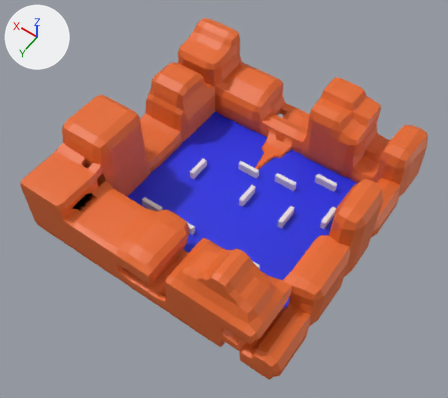
The glTF model assets/models/arena_level2.glb as it was, and as the next commit left it.
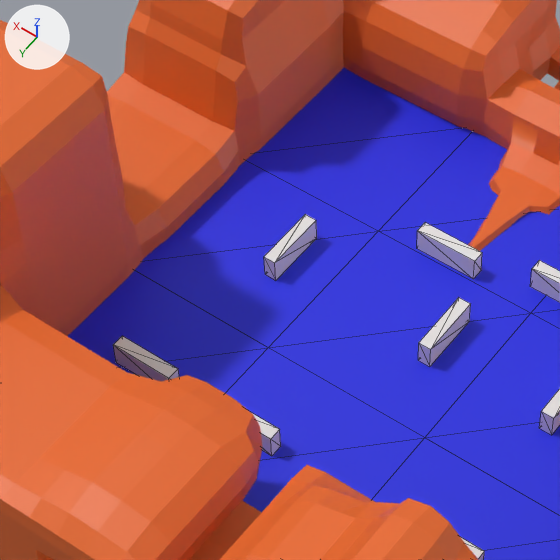
Each version appears first whole from a 50 mm camera at (-194.2, 286.1, 440.3) aimed at (-5.5, 21.9, 25.2), and next in a close-up on the part from 24% to 63% of the width and 23% to 67% of the height. The axes (+X, +Y, +Z) are drawn at upper left. The lights are the same throughout. The close-ups show mesh edges as thin lines. Where no turn or scale is listed for an object, it has been applied to the vertices. Vertices at the same position are counted once.

The scene before the commit, as lines of its bpy script (objects in view):
```python
me_cube_006 = bpy.data.meshes.new('Cube.006')
me_cube_006.from_pydata(...)  # a box spanning x -2.0..2.0, y -10.0..10.0, z -4.0..4.0
me_cube_007 = bpy.data.meshes.new('Cube.007')
me_cube_007.from_pydata(...)  # a box spanning x -2.0..2.0, y -10.0..10.0, z -4.0..4.0
me_cube_008 = bpy.data.meshes.new('Cube.008')
me_cube_008.from_pydata(...)  # a box spanning x -10.0..10.0, y -2.0..2.0, z -4.0..4.0
me_cube_009 = bpy.data.meshes.new('Cube.009')
me_cube_009.from_pydata(...)  # a box spanning x -10.0..10.0, y -2.0..2.0, z -4.0..4.0
ob_wall_004 = bpy.data.objects.new('Wall.004', me_cube_006)
ob_wall_004.location = (-12.2, -4.1, 8.0)
ob_wall_005 = bpy.data.objects.new('Wall.005', me_cube_007)
ob_wall_005.location = (42.0, -4.1, 8.0)
ob_wall_006 = bpy.data.objects.new('Wall.006', me_cube_008)
ob_wall_006.location = (3.6, -29.9, 8.0)
ob_wall_007 = bpy.data.objects.new('Wall.007', me_cube_009)
ob_wall_007.location = (-31.4, -37.0, 8.0)
# also in view: 'LEVEL' at (0.0, 0.0, 41.6); 'Wall' at (48.4, 53.9, 8.0); 'GROUND' at (-13.4, 0.0, 4.0); 'Wall.001' at (13.4, 53.9, 8.0)
```
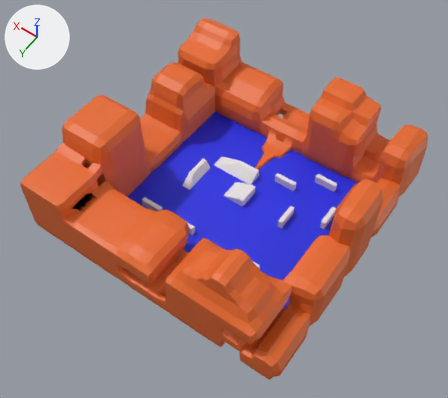
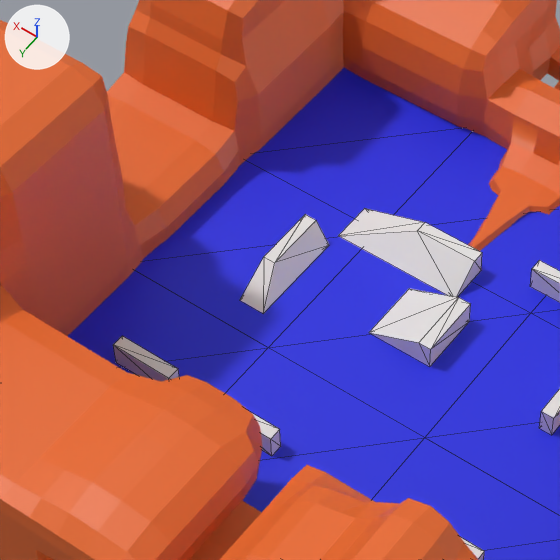
Where the change shows, as pixel boxes [x1, y1, x2, y2] in the close-ups (560 x 560 px; the box of a moved part takes in the faces that stretch with it):
'Wall.006', reshaped (118% wider, 58% taller): before [417, 223, 482, 279]; after [339, 208, 482, 297]
'Wall.004', reshaped (91% wider, 13% taller): before [418, 298, 471, 367]; after [369, 289, 471, 367]
'Wall.005', reshaped (67% wider, 51% taller): before [264, 214, 317, 280]; after [240, 214, 329, 314]
part 1 of me_cube_006, moved or reshaped: before [418, 345, 424, 362]; after [369, 289, 459, 362]
part 2 of me_cube_007, moved or reshaped: before [264, 221, 317, 280]; after [240, 221, 329, 314]
part 3 of me_cube_008, moved or reshaped: before [417, 231, 478, 279]; after [339, 208, 478, 297]

Edits to the bpy script that builds the scene:
```text
Change me_cube_006:
    where me_cube_006.from_pydata(...)  # 8 vertices, 12 faces; spans x -2.0..2.0, y -10.0..10.0, z -4.0..4.0
    used by ob_wall_004; location = (-12.2, -4.1, 8.0)
    me_cube_006 part 1
    me_cube_006.vertices[0].co: (2.0, -10.0, -4.0) -> (19.0, -10.0, -4.0)  # not seen -> pixel (409, 288)
    me_cube_006.vertices[4].co: (2.0, 10.0, -4.0) -> (19.0, 10.0, -4.0)  # pixel (418, 360) -> pixel (368, 332)
Change me_cube_007:
    where me_cube_007.from_pydata(...)  # 8 vertices, 12 faces; spans x -2.0..2.0, y -10.0..10.0, z -4.0..4.0
    used by ob_wall_005; location = (42.0, -4.1, 8.0)
    me_cube_007 part 2
    me_cube_007.vertices[2].co: (-2.0, -10.0, -4.0) -> (-6.6, -10.0, -4.0)  # pixel (316, 238) -> pixel (329, 245)
    me_cube_007.vertices[4].co: (2.0, 10.0, -4.0) -> (2.0, 21.9, -4.0)  # pixel (265, 274) -> pixel (239, 300)
    me_cube_007.vertices[6].co: (-2.0, 10.0, -4.0) -> (-6.6, 21.9, -4.0)  # pixel (275, 280) -> pixel (263, 313)
Change me_cube_008:
    where me_cube_008.from_pydata(...)  # 8 vertices, 12 faces; spans x -10.0..10.0, y -2.0..2.0, z -4.0..4.0
    used by ob_wall_006; location = (3.6, -29.9, 8.0)
    me_cube_008 part 3
    me_cube_008.vertices[2].co: (-10.0, 2.0, -4.0) -> (-10.0, 11.5, -4.0)  # pixel (473, 279) -> not seen
    me_cube_008.vertices[4].co: (10.0, -2.0, -4.0) -> (31.8, -2.0, -4.0)  # not seen -> pixel (364, 208)
    me_cube_008.vertices[6].co: (10.0, 2.0, -4.0) -> (31.8, 11.5, -4.0)  # pixel (416, 248) -> pixel (338, 235)
```
